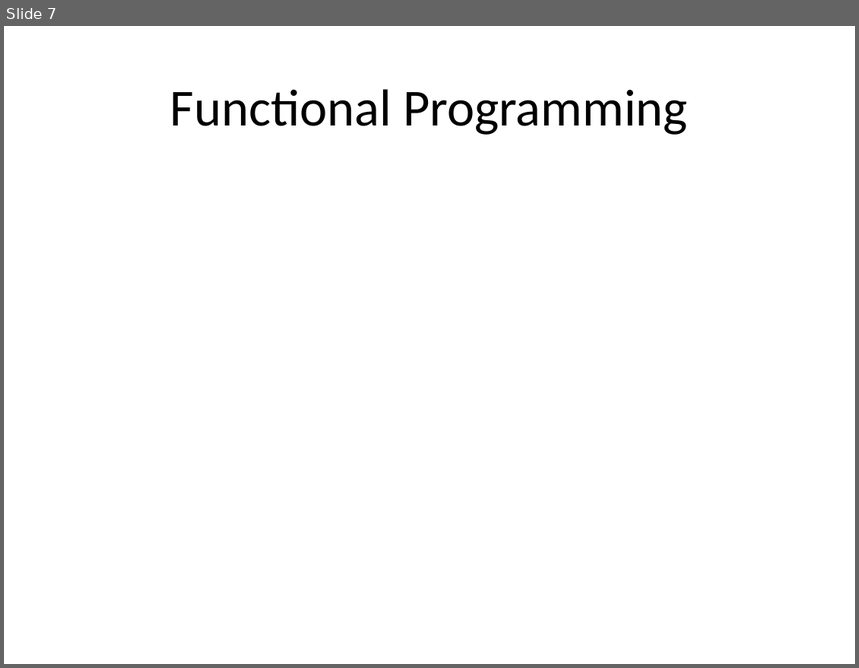
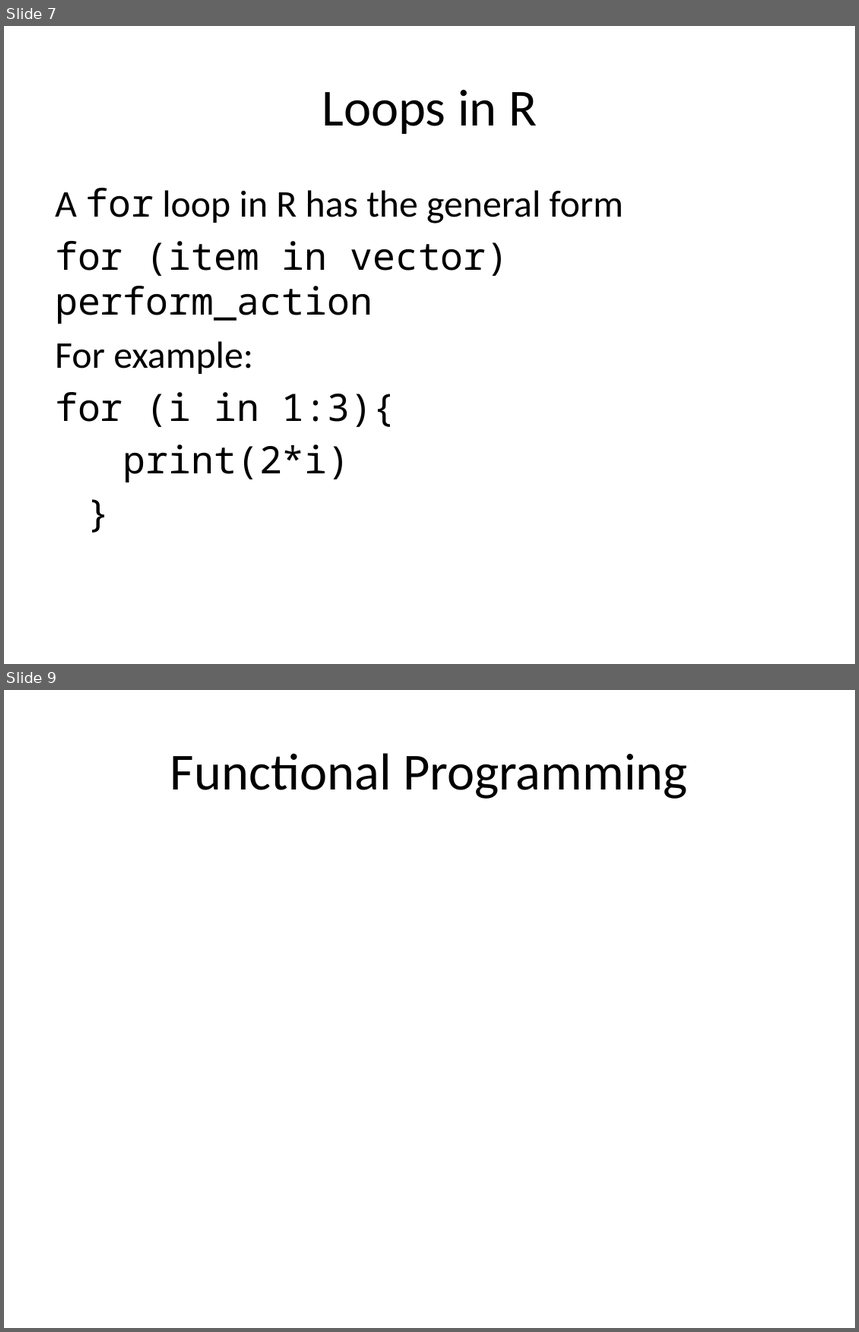
Before and after one commit to jmgraham30/SWBmodules, a slide deck: slides/iteration_with_purrr.pptx. Shown one above the other, each under a label of ours: slide 7 before the commit, slides 7 and 9 after it; the slides between them are not shown. The pictures are 859x668 and 859x1332 pixels, drawn with LibreOffice and Linux fonts; fonts in the diff are those of the drawing. Boxes give left, top, right and bottom in pixels: in the first picture for what was removed or moved away, otherwise in the second. Text is boxed around its words. In the diff, an @@ line names an element or a change of style, - is before the commit and + after.

```diff
--- a/slides/iteration_with_purrr.pptx
+++ b/slides/iteration_with_purrr.pptx
@@ slide 7 added at box(4, 26, 855, 664), background #FFFFFF @@
@@ title added at box(322, 90, 537, 134), 44 pt, text #000000 @@
+Loops in R
@@ text added at box(55, 188, 623, 483), 32 pt, text #000000 @@
+A for loop in R has the general form
+for (item in vector) perform_action
+For example:
+for (i in 1:3){
+print(2*i)
+}
@@ what was slide 7 is now slide 9 @@
```
Also in this commit, not shown: 2 slides changed, 1 other slide added, 1 other file.
